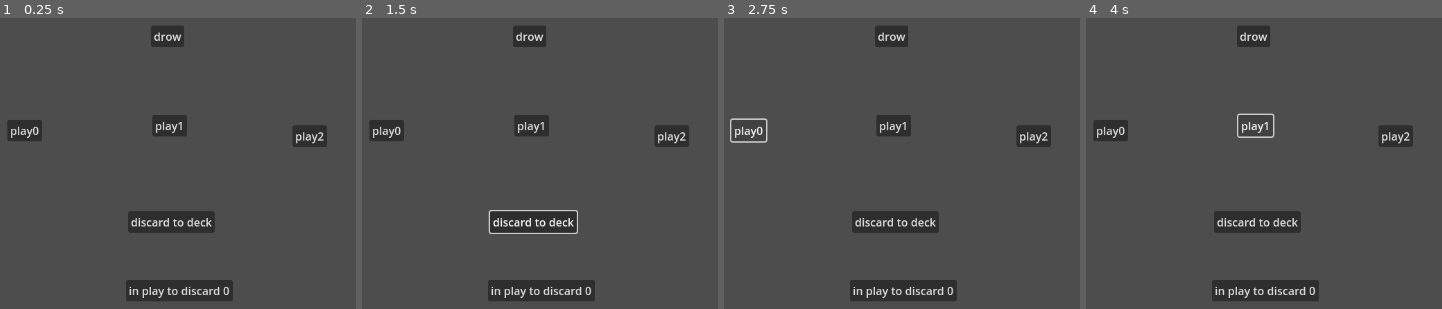
Above: before the commit, frames 1-4 (left to right).
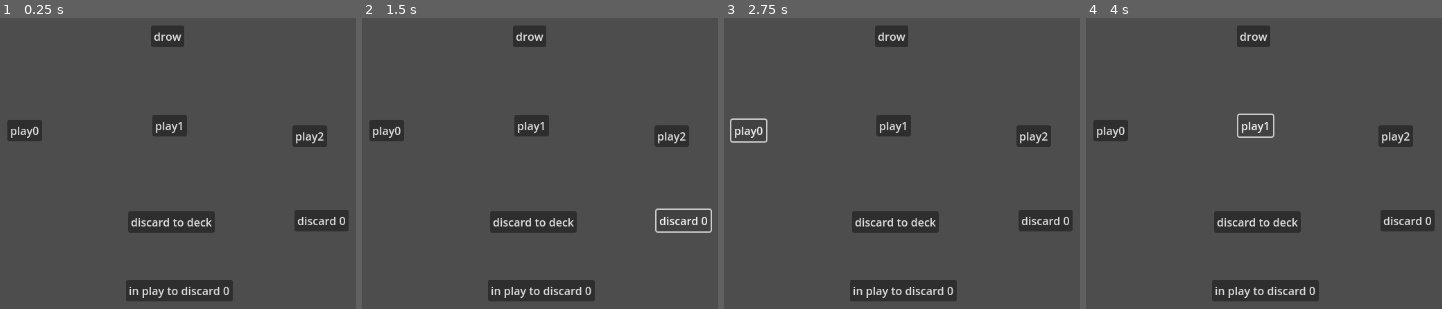
Above: after the commit, the same moments.

Repository: SytonK/cards
Game: Godot game, scene res://src/example/card_manager_example/card_manager_example.tscn
Two runs of this game, one before a commit and one after it. Both use one fixed random seed, a clock stepped at 60 frames per second and the inputs below. The project has no main scene, so this scene is started directly. The engine's default icon, where the game draws it, is replaced by a stand-in: a white triangle on a blue panel in a dark square.
Inputs (mouse positions are in pixels of both pictures, inside the frame that each line leads up to):
- Up to frame 1 (0.25 s): no input
- Up to frame 2 (1.5 s): click "discard to deck" at 0.5 s; click (682, 221) at 1.25 s, where only the run after the commit has a clickable "discard 0"
- Up to frame 3 (2.75 s): click "play0" at 2 s
- Up to frame 4 (4 s): click "play0" at 2.75 s; click "play1" at 3.5 s

The runs differ from the first frame. In frame 1, 1.0% of the frame differs, in the area x 82-98%, y 65-74%; in frame 2, 0.7%; in frame 3, 1.0%; in frame 4, 1.0%.

Commit message:
discard at index

Diff:
--- a/src/card manager/card_manager.gd
+++ b/src/card manager/card_manager.gd
@@ -36,6 +36,12 @@
 		TO.IN_PLAY:
 			in_play.push_back(card)
 
+func discard_at_index(card_index: int) -> void:
+	if card_index > hand.size() - 1:
+		return
+
+	discard.push_back(hand.pop_at(card_index))
+
 func discard_to_deck_bottom() -> void:
 	deck.append_array(discard)
 	discard = []
--- a/src/example/card_manager_example/card_manager_example.gd
+++ b/src/example/card_manager_example/card_manager_example.gd
@@ -24,3 +24,7 @@
 
 func _on_button_in_play_to_discard_pressed() -> void:
 	card_manager.from_play_to_discard(0)
+
+
+func _on_button_discart_at_index_pressed() -> void:
+	card_manager.discard_at_index(0)
--- a/src/example/card_manager_example/card_manager_example.tscn
+++ b/src/example/card_manager_example/card_manager_example.tscn
@@ -42,7 +42,7 @@
 offset_bottom = 362.0
 text = "play2"
 
-[node name="ButtonDiscard" type="Button" parent="."]
+[node name="ButtonDiscardToDeck" type="Button" parent="."]
 offset_left = 473.0
 offset_top = 455.0
 offset_right = 598.0
@@ -56,9 +56,17 @@
 offset_bottom = 585.0
 text = "in play to discard 0"
 
+[node name="ButtonDiscartAtIndex" type="Button" parent="."]
+offset_left = 713.0
+offset_top = 453.0
+offset_right = 791.0
+offset_bottom = 484.0
+text = "discard 0"
+
 [connection signal="pressed" from="ButtonDraw" to="." method="_on_button_pressed"]
 [connection signal="pressed" from="Button0" to="." method="_on_button_0_pressed"]
 [connection signal="pressed" from="Button1" to="." method="_on_button_1_pressed"]
 [connection signal="pressed" from="Button2" to="." method="_on_button_2_pressed"]
-[connection signal="pressed" from="ButtonDiscard" to="." method="_on_button_discard_pressed"]
+[connection signal="pressed" from="ButtonDiscardToDeck" to="." method="_on_button_discard_pressed"]
 [connection signal="pressed" from="ButtonInPlayToDiscard" to="." method="_on_button_in_play_to_discard_pressed"]
+[connection signal="pressed" from="ButtonDiscartAtIndex" to="." method="_on_button_discart_at_index_pressed"]
